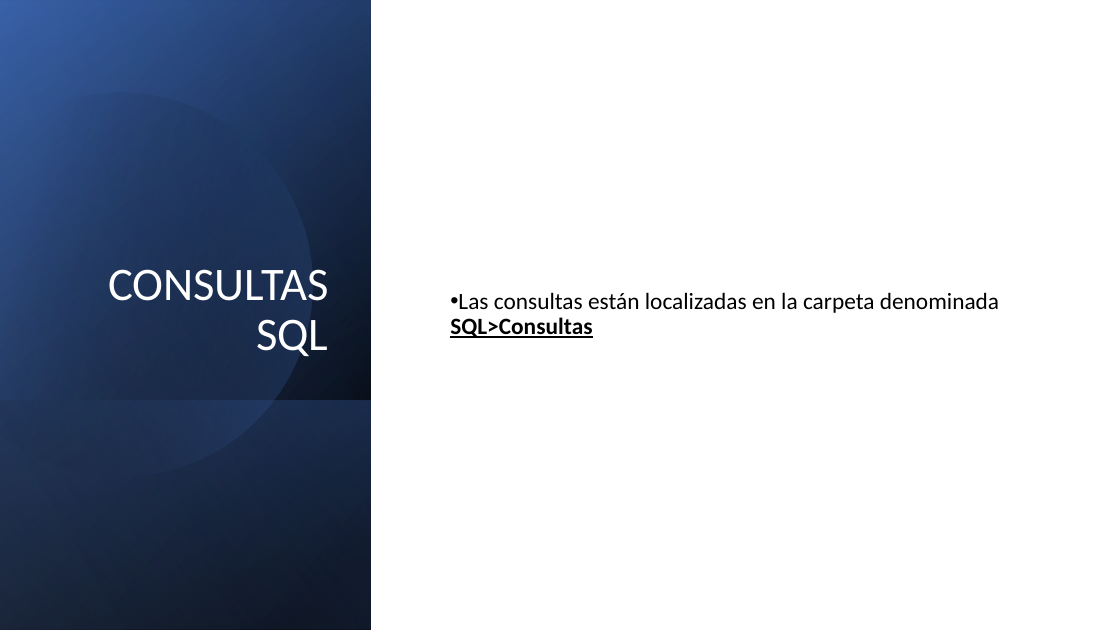
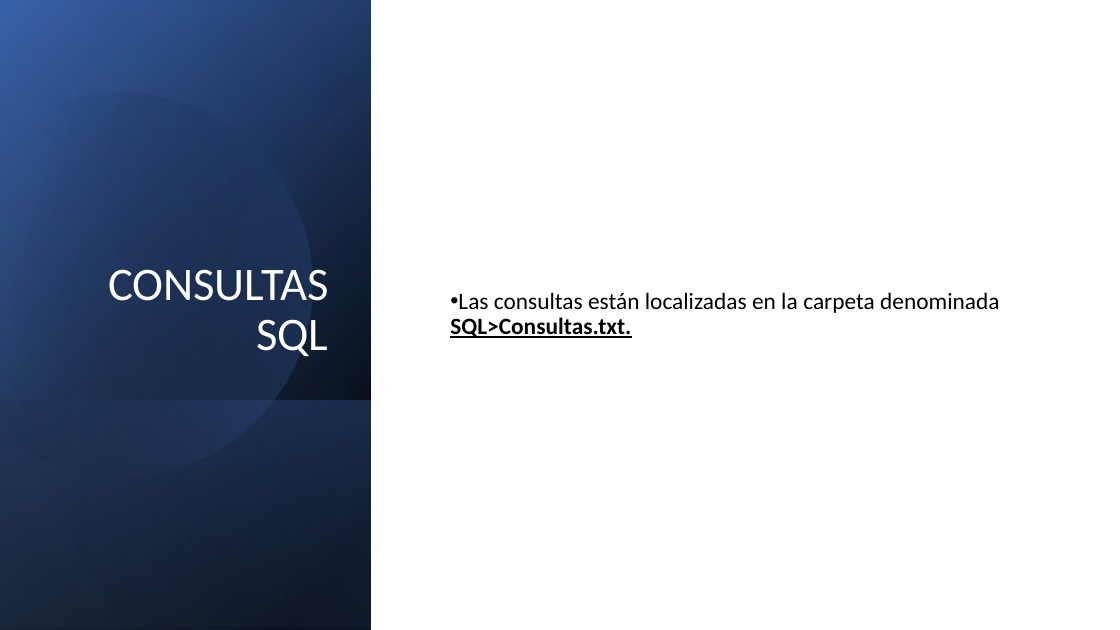
Before and after one commit to maraloeDev/Proyecto-de-Bases-de-Datos, a slide deck: slide 17 of Docs/Finales/Defensa proyecto intermodular.pptx. Drawn at 1120x630 pixels with LibreOffice and Linux fonts; fonts in the diff are those of the drawing. Boxes give left, top, right and bottom in pixels: in the first picture for what was removed or moved away, otherwise in the second. Text is boxed around its words. In the diff, an @@ line names an element or a change of style, - is before the commit and + after.

```diff
--- a/Docs/Finales/Defensa proyecto intermodular.pptx
+++ b/Docs/Finales/Defensa proyecto intermodular.pptx
@@ text at box(450, 292, 999, 338): text changed @@
-• Las consultas están localizadas en la carpeta denominada SQL>Consultas
+• Las consultas están localizadas en la carpeta denominada SQL>Consultas.txt.
```
Also in this commit, not shown: 13 other slides changed, 1 slide added, 5 other files.
